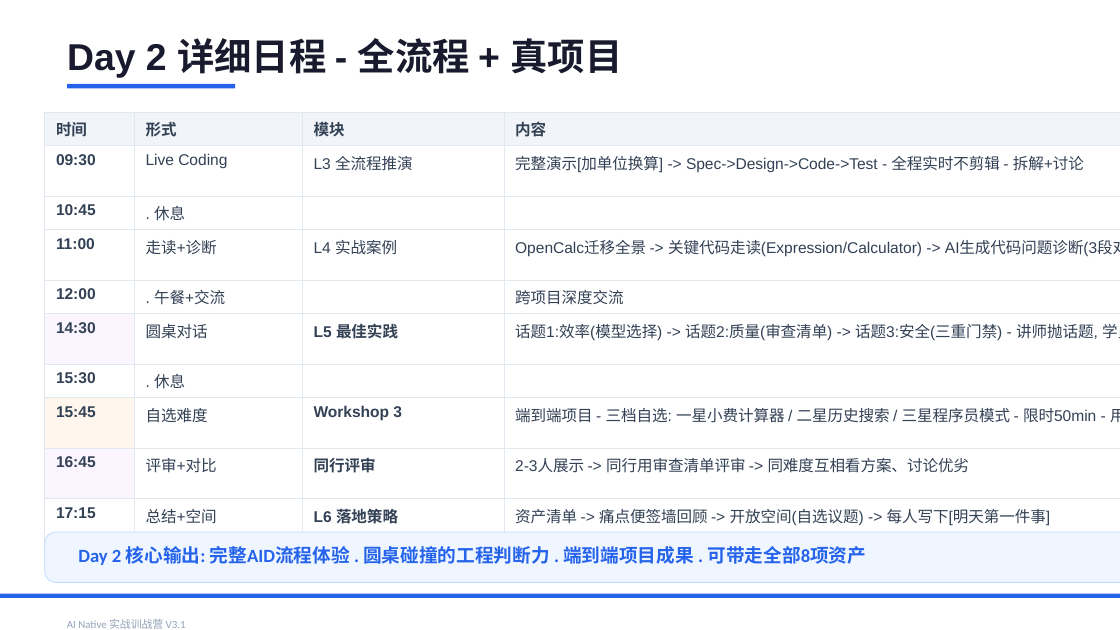
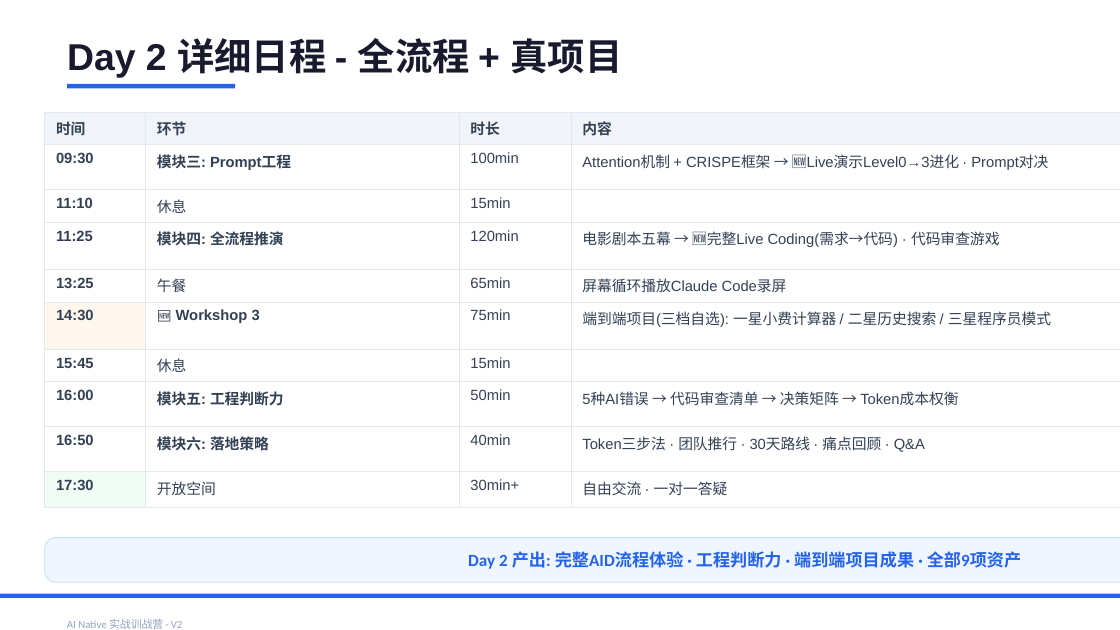
Before and after one commit to JungleTestLabs/ai-coding-training, a slide deck: slide 4 of docs/AI-Native-训战营-介绍与日程.pptx. Drawn at 1120x630 pixels with LibreOffice and Linux fonts; fonts in the diff are those of the drawing. Boxes give left, top, right and bottom in pixels: in the first picture for what was removed or moved away, otherwise in the second. Text is boxed around its words. In the diff, an @@ line names an element or a change of style, - is before the commit and + after.

Commit message:
docs: V2 统一 — V1内容不变，增加演示和实战（6模块+3Workshop）
关键设计原则: V2 = V1 + 演示 + 实战
- 6个模块教学内容完全不变
- 每个模块增加15-30min Live Demo
- 下午新增3个独立Workshop实战

文件:
- 00-课程大纲.md: V2版本，V1核心保留+演示标记+Workshop章节
- README.md: 更新为V2概览，强调V1-V2关系
- AI-Native-训战营-介绍与日程.pptx: 6页PPT，匹配V2结构

git历史中086e18c为V1原版，当前为V2

```diff
--- a/docs/AI-Native-训战营-介绍与日程.pptx
+++ b/docs/AI-Native-训战营-介绍与日程.pptx
@@ table at box(45, 112, 1120, 499) @@
-row 1, column 2: 形式
+row 1, column 2: 环节
-row 1, column 3: 模块
+row 1, column 3: 时长
-row 2: 09:30 | Live Coding | L3 全流程推演 | 完整演示[加单位换算] -> Spec->Design->Code->Test - 全程实时不剪辑 - 拆解+讨论
+row 2: 09:30 | 模块三: Prompt工程 | 100min | Attention机制 + CRISPE框架 → 🆕Live演示Level0→3进化 · Prompt对决
-row 3: 10:45 | . 休息 |  | 
+row 3: 11:10 | 休息 | 15min | 
-row 4: 11:00 | 走读+诊断 | L4 实战案例 | OpenCalc迁移全景 -> 关键代码走读(Expression/Calculator) -> AI生成代码问题诊断(3段对比)
+row 4: 11:25 | 模块四: 全流程推演 | 120min | 电影剧本五幕 → 🆕完整Live Coding(需求→代码) · 代码审查游戏
-row 5: 12:00 | . 午餐+交流 |  | 跨项目深度交流
+row 5: 13:25 | 午餐 | 65min | 屏幕循环播放Claude Code录屏
-row 6: 14:30 | 圆桌对话 | L5 最佳实践 | 话题1:效率(模型选择) -> 话题2:质量(审查清单) -> 话题3:安全(三重门禁) - 讲师抛话题, 学员主导
+row 6: 14:30 | 🆕 Workshop 3 | 75min | 端到端项目(三档自选): 一星小费计算器 / 二星历史搜索 / 三星程序员模式
-row 7: 15:30 | . 休息 |  | 
+row 7: 15:45 | 休息 | 15min | 
-row 8: 15:45 | 自选难度 | Workshop 3 | 端到端项目 - 三档自选: 一星小费计算器 / 二星历史搜索 / 三星程序员模式 - 限时50min - 用AID流程
+row 8: 16:00 | 模块五: 工程判断力 | 50min | 5种AI错误 → 代码审查清单 → 决策矩阵 → Token成本权衡
-row 9: 16:45 | 评审+对比 | 同行评审 | 2-3人展示 -> 同行用审查清单评审 -> 同难度互相看方案、讨论优劣
+row 9: 16:50 | 模块六: 落地策略 | 40min | Token三步法 · 团队推行 · 30天路线 · 痛点回顾 · Q&A
-row 10: 17:15 | 总结+空间 | L6 落地策略 | 资产清单 -> 痛点便签墙回顾 -> 开放空间(自选议题) -> 每人写下[明天第一件事]
+row 10: 17:30 | 开放空间 | 30min+ | 自由交流 · 一对一答疑
@@ fill #FAF5FF to #FFF7ED in row 6, column 1 @@
@@ fill #FFF7ED to none in row 8, column 1 @@
@@ fill #FAF5FF to none in row 9, column 1 @@
@@ fill none to #F0FDF4 in row 10, column 1 @@
@@ size 10 to 9.5 pt in "时间", "内容", "09:30", "14:30" @@
@@ rounded rectangle: place and size @@
-rounded rectangle at box(45, 532, 1120, 582)
+rounded rectangle at box(45, 538, 1120, 582)
@@ rounded rectangle at box(45, 538, 1120, 582): proportions changed @@
@@ text at box(468, 551, 1021, 569): text changed; size 12 to 11 pt @@
-Day 2 核心输出: 完整AID流程体验 . 圆桌碰撞的工程判断力 . 端到端项目成果 . 可带走全部8项资产
+Day 2 产出: 完整AID流程体验 · 工程判断力 · 端到端项目成果 · 全部9项资产
@@ text at box(67, 619, 183, 629): text changed @@
-AI Native 实战训战营 V3.1
+AI Native 实战训战营 · V2
```
Also in this commit, not shown: 3 other slides changed, 2 slides added, 2 slides removed, 2 other files.
